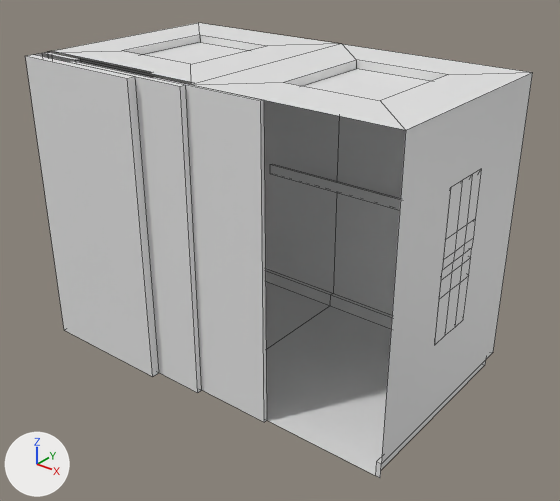
The FBX model La Granja de Papel/Assets/Models/ascensor.fbx, before and after one commit.
The view is the same before and after, from a 50 mm camera at (55.84, 3.48, 7.86) aimed at (52.69, 7.41, 5.42). Arrows for +X, +Y and +Z are at lower left; the lights stay in place. Mesh edges are drawn as thin lines. Where no turn or scale is listed for an object, it has been applied to the vertices. Vertices at the same position are counted once.
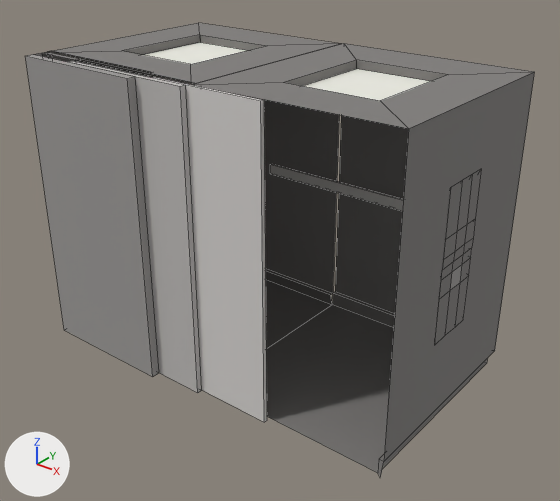
The newer file is also rescaled (x0.599), turned or shifted as a whole; pictures and numbers use the older file's frame.

Location of each change, (x1, y1, x2, y2) in pixels of the pictures (560 x 501 px; the box of a moved part takes in the faces that stretch with it):
'Plane.004', reshaped: before (42, 23, 533, 478); after (42, 23, 535, 477)
'Cube.016', recoloured: (25, 51, 159, 377) in both
'Cube.017', recoloured: (69, 59, 202, 393) in both
part 1 of me_plane_009, recoloured: (435, 169, 481, 344) in both
part 2 of me_plane_009, recoloured: (450, 265, 462, 290) in both
part 3 of me_plane_008, moved or reshaped: before (192, 44, 533, 475); after (192, 43, 535, 473)
part 4 of me_plane_008, recoloured (white to grey): (42, 23, 446, 295) in both
part 5 of me_plane_008, recoloured: (144, 42, 431, 101) in both

Diff of the bpy script that builds the scene:
```diff
--- a/La Granja de Papel/Assets/Models/ascensor.fbx.py
+++ b/La Granja de Papel/Assets/Models/ascensor.fbx.py
@@ mat_hierro @@
+mat_hierro = principled_material('hierro')
+mat_hierro.base_color = (0.214, 0.205, 0.198)  # grey #7f7d7b
+mat_hierro.roughness = 0.859
@@ me_cube_051 @@
 me_cube_051.from_pydata(...)  # 16 vertices, 10 faces; spans x -0.53..0.53, y -0.06..0.06, z -1.1..1.1
+me_cube_051.materials.append(mat_material__167)  # light grey #bfbcb9
@@ me_cube_049 @@
 me_cube_049.from_pydata(...)  # 16 vertices, 11 faces; spans x -0.52..0.52, y -0.12..0.1, z -1.1..1.1
+me_cube_049.materials.append(mat_material__168)  # grey #9d9b98
@@ me_plane_008 @@
-me_plane_008.from_pydata(...)  # 44 vertices, 34 faces; spans x -1.46..1.46, y -0.7..0.86, z -1.1..1.1
+me_plane_008.from_pydata(...)  # 49 vertices, 34 faces; spans x -1.46..1.46, y -0.7..0.89, z -1.1..1.1
+# me_plane_008 part 3
+# 5 vertices are removed from x 0.0..1.46, y -0.7..0.86, z -1.1..1.1
+# 34 faces are deleted
+# 7 vertices in x -1.42..1.46, y -0.7..0.83, z -1.1..1.1 move by (0.0, 0.03, 0.0)
+# 10 vertices are added at x 0.0..1.46, y -0.67..0.89, z -1.1..1.1
+# 32 new faces join them, mat_hierro (grey #7f7d7b)
+# 2 new faces join them, mat_material__142 (white #edede4)
+# me_plane_008 part 4: 20 faces spanning x -1.46..1.46, y -0.7..0.86, z -1.1..1.1 switch from no material to mat_hierro (grey #7f7d7b)
+# me_plane_008 part 5: 2 faces spanning x -1.07..1.07, y -0.32..0.47, z 1.04 switch from no material to mat_material__142 (white #edede4)
@@ me_plane_009 @@
 me_plane_009.from_pydata(...)  # 64 vertices, 62 faces; spans x -0.027..0.029, y -0.195..0.195, z -0.524..0.524
+# me_plane_009 part 1: 17 of the faces centred in x 0.029, y -0.124..0.137, z -0.361..0.361 switch from no material to mat_hierro (grey #7f7d7b)
+# me_plane_009 part 2: the 1 face centred in x 0.029, y 0.013, z -0.133 switches from no material to mat_material__168 (grey #9d9b98)
+me_plane_009.materials.append(mat_hierroclaro)  # light grey #d7d4d1
+me_plane_009.materials.append(mat_material__168)  # grey #9d9b98
+me_plane_009.materials.append(mat_material__226)  # dark grey #454342
+me_plane_009.materials.append(mat_material__142)  # white #edede4
```
